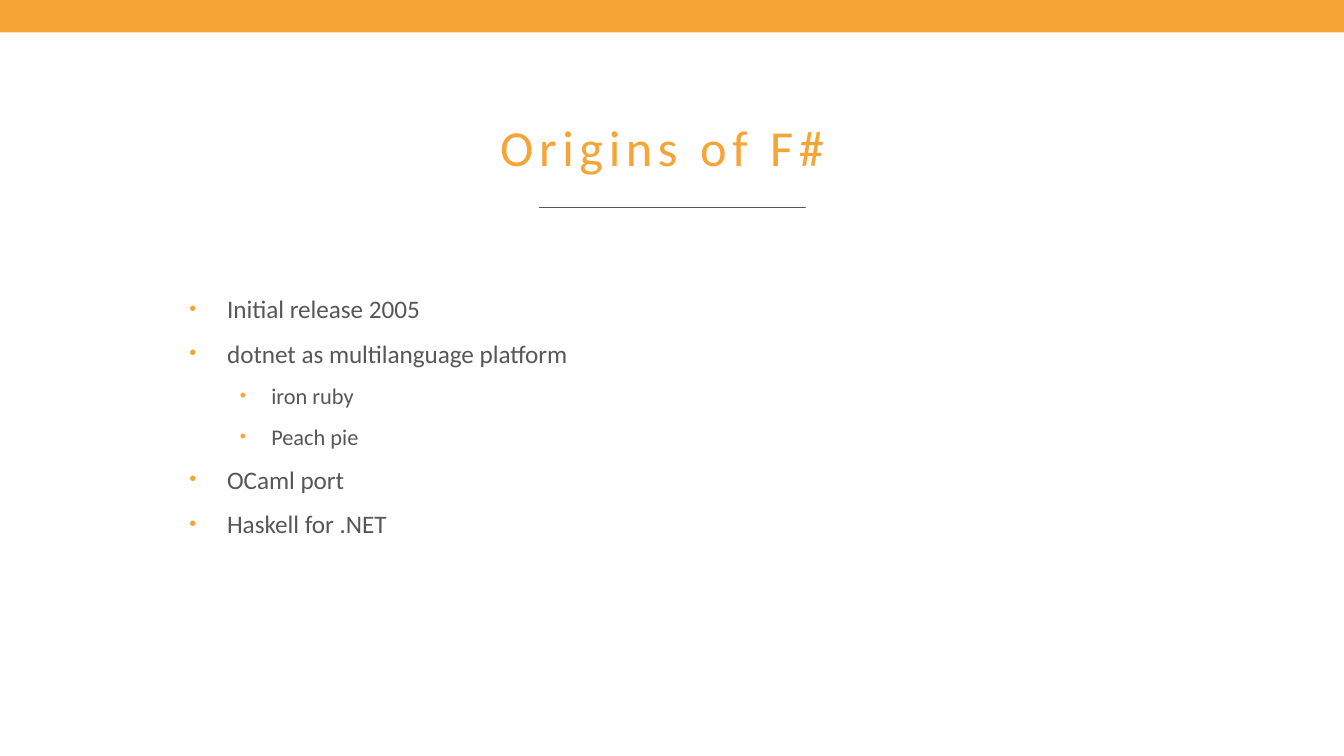
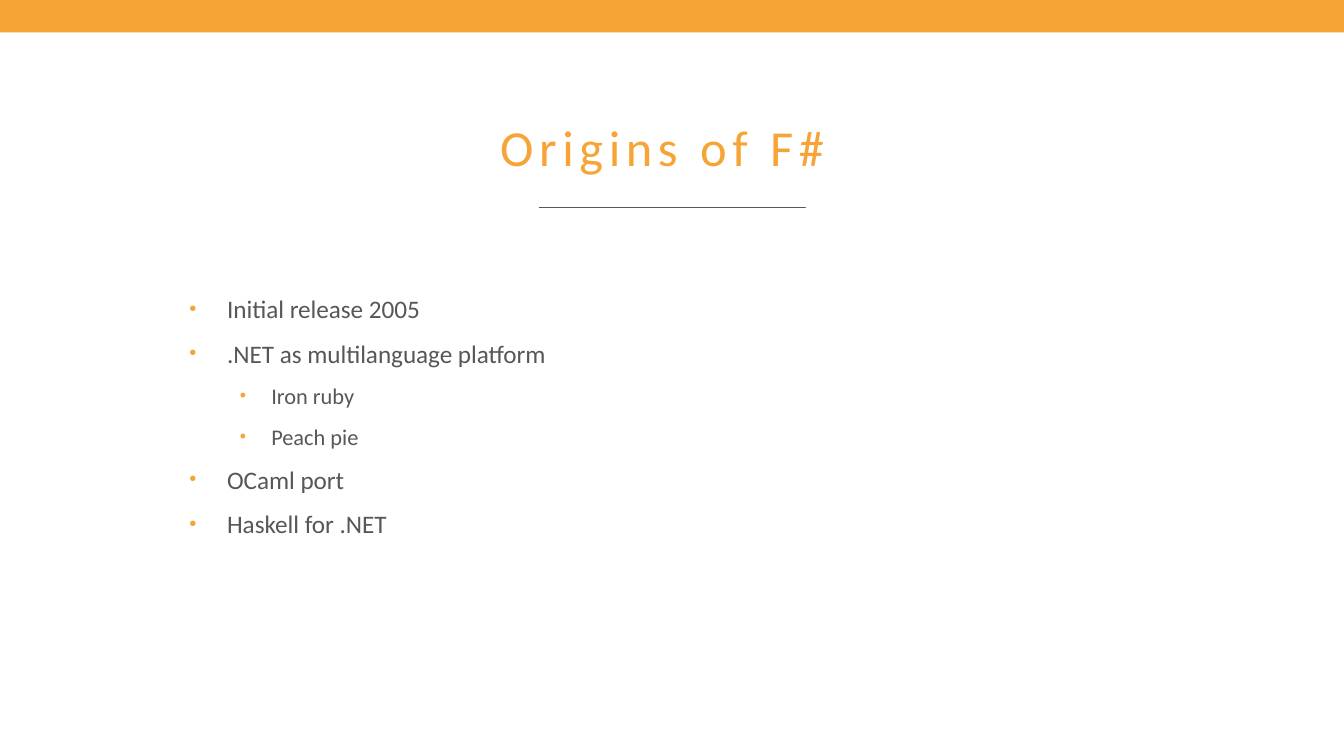
Before and after one commit to nojaf/presentations, a slide deck: slide 5 of fsharp-introduction/FSharpForWeb.pptx. Drawn at 1344x756 pixels with LibreOffice and Linux fonts; fonts in the diff are those of the drawing; background and template pictures are left out. Boxes give left, top, right and bottom in pixels: in the first picture for what was removed or moved away, otherwise in the second. Text is boxed around its words. In the diff, an @@ line names an element or a change of style, - is before the commit and + after.

```diff
--- a/fsharp-introduction/FSharpForWeb.pptx
+++ b/fsharp-introduction/FSharpForWeb.pptx
@@ text at <box>227,345,546,408</box>: text changed @@
-• dotnet as multilanguage platform
-  • iron ruby
+• .NET as multilanguage platform
+  • Iron ruby
```
Also in this commit, not shown: 4 other slides changed, 8 slides added.
